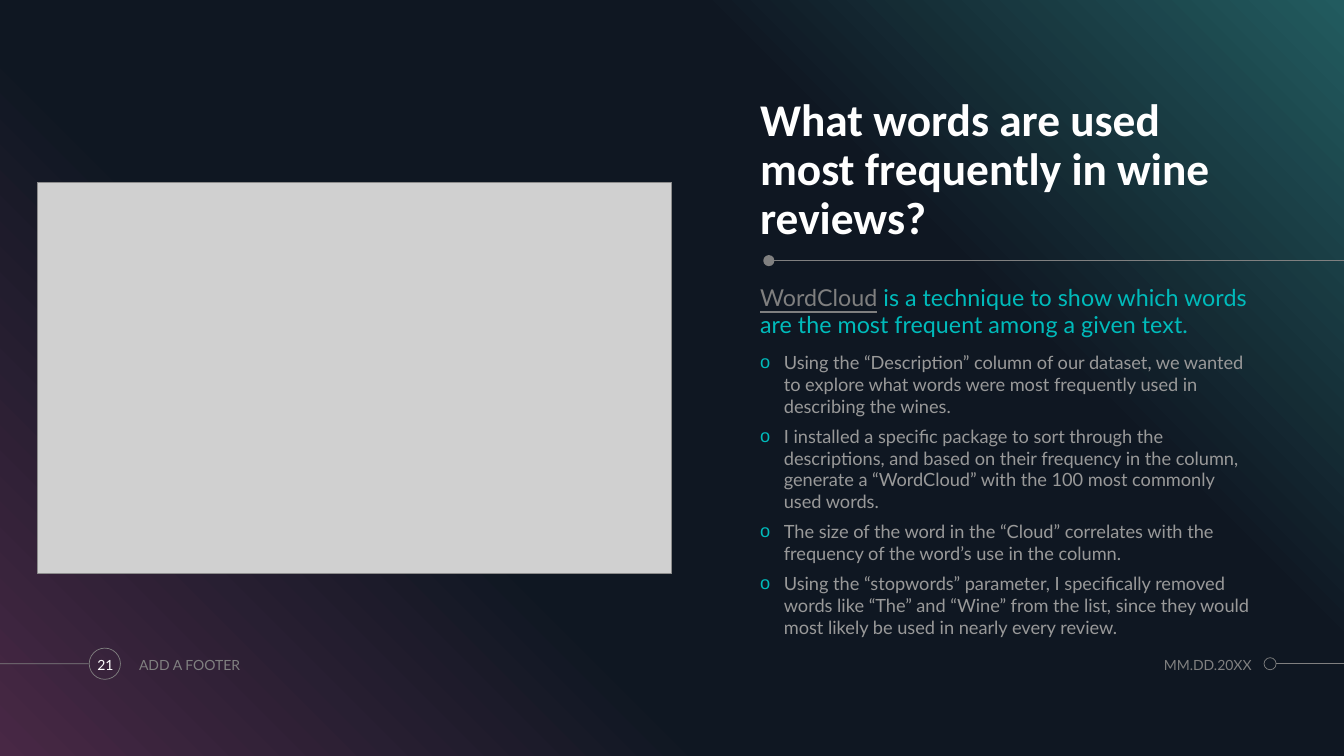
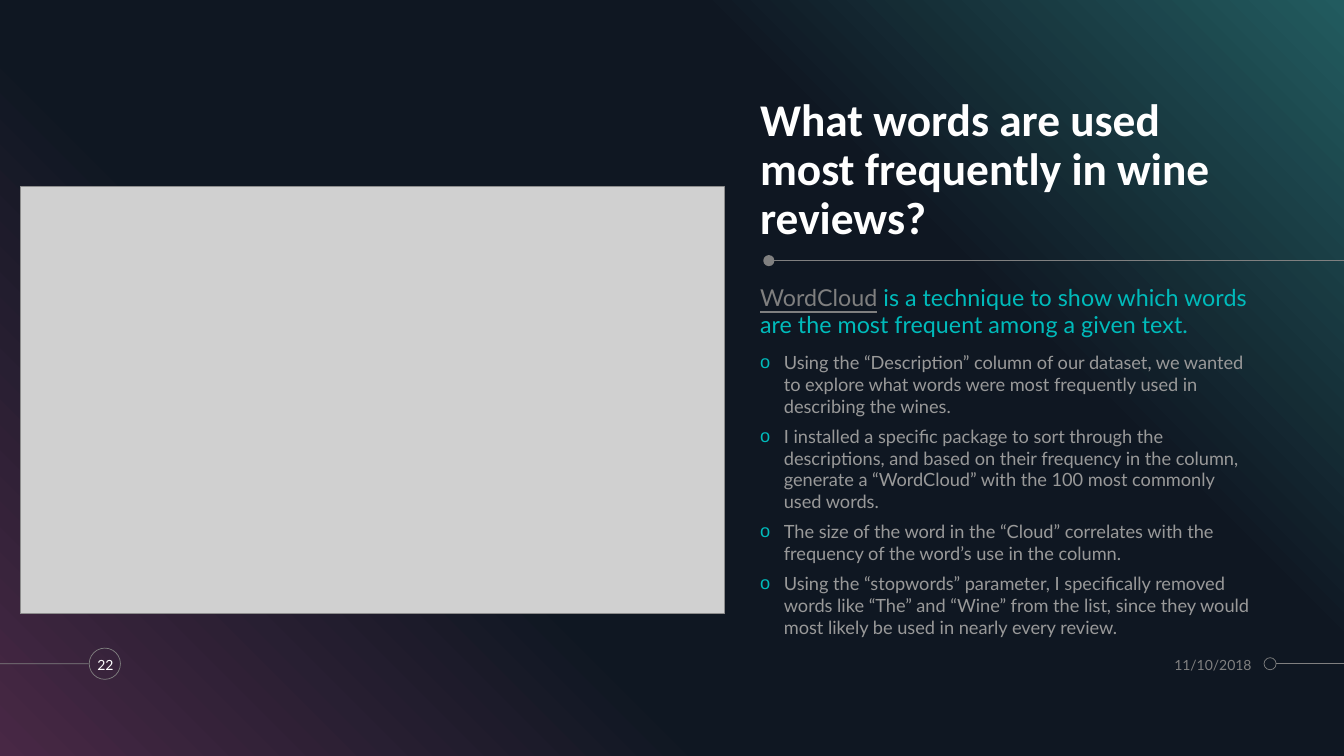
Before and after one commit to madengr00/PourTaste, a slide deck: slide 22 of Output/pourtaste_3.pptx (slide 21 before the commit). Drawn at 1344x756 pixels with LibreOffice and Linux fonts; fonts in the diff are those of the drawing; grey boxes stand for pictures. Boxes give left, top, right and bottom in pixels: in the first picture for what was removed or moved away, otherwise in the second. Text is boxed around its words. In the diff, an @@ line names an element or a change of style, - is before the commit and + after.

```diff
--- a/Output/pourtaste_3.pptx
+++ b/Output/pourtaste_3.pptx
@@ picture: place and size @@
-picture at <box>38,182,673,574</box>
+picture at <box>20,188,725,615</box>
@@ page number at <box>97,660,113,670</box>: text changed @@
-21
+22
@@ text removed at <box>139,660,240,670</box> @@
-ADD A FOOTER
@@ text at <box>1174,660,1251,671</box>: text changed @@
-MM.DD.20XX
+11/10/2018
```
Also in this commit, not shown: 17 other slides changed, 2 slides added, 1 slide removed, 2 other files.
